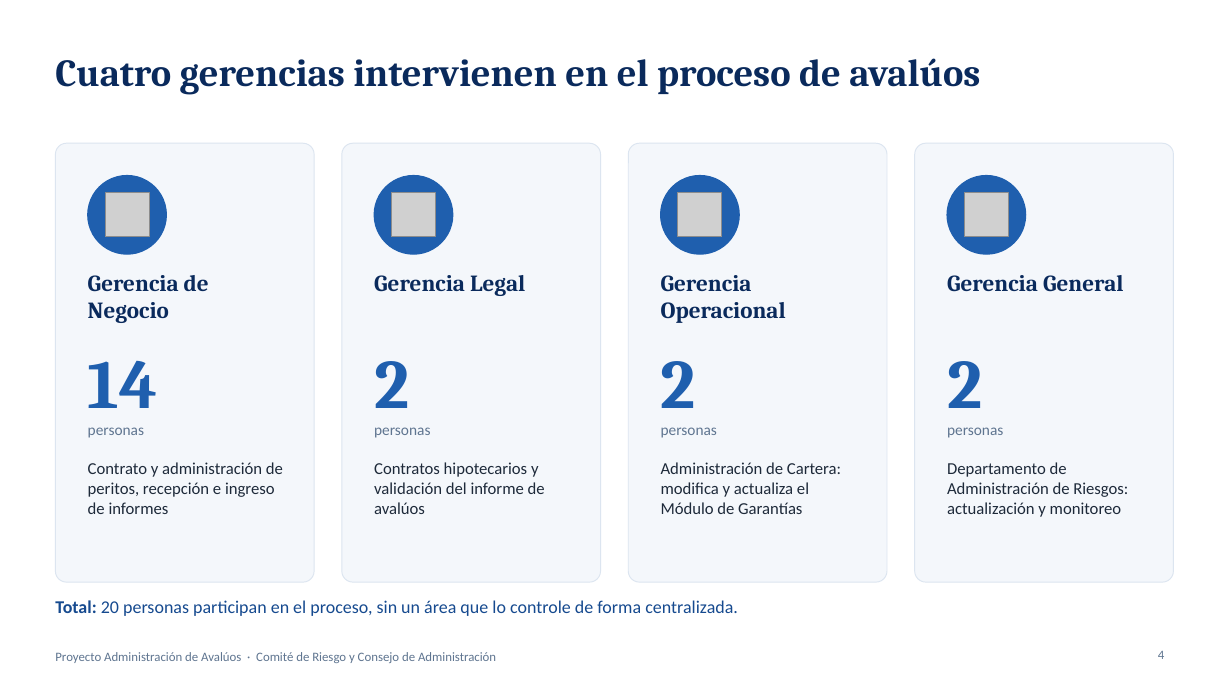
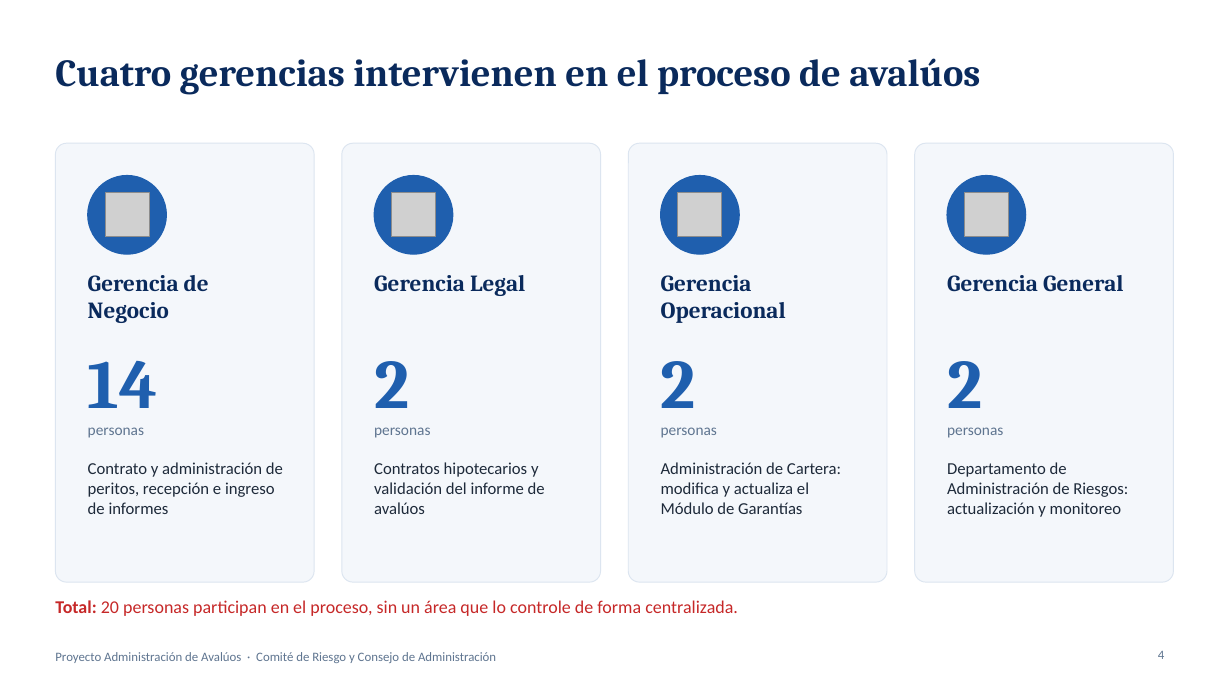
Before and after one commit to menjivar201280/riesgo, a slide deck: slide 4 of administracion-avaluos/Proyecto_Administracion_de_Avaluos.pptx. Drawn at 1232x693 pixels with LibreOffice and Linux fonts; fonts in the diff are those of the drawing; grey boxes stand for pictures. Boxes give left, top, right and bottom in pixels: in the first picture for what was removed or moved away, otherwise in the second. Text is boxed around its words. In the diff, an @@ line names an element or a change of style, - is before the commit and + after.

```diff
--- a/administracion-avaluos/Proyecto_Administracion_de_Avaluos.pptx
+++ b/administracion-avaluos/Proyecto_Administracion_de_Avaluos.pptx
@@ text "Total: 20 personas participan en ..." at (55,600,738,616): text colour #164A8F to #C62828 @@
```
Also in this commit, not shown: 6 other slides changed.
